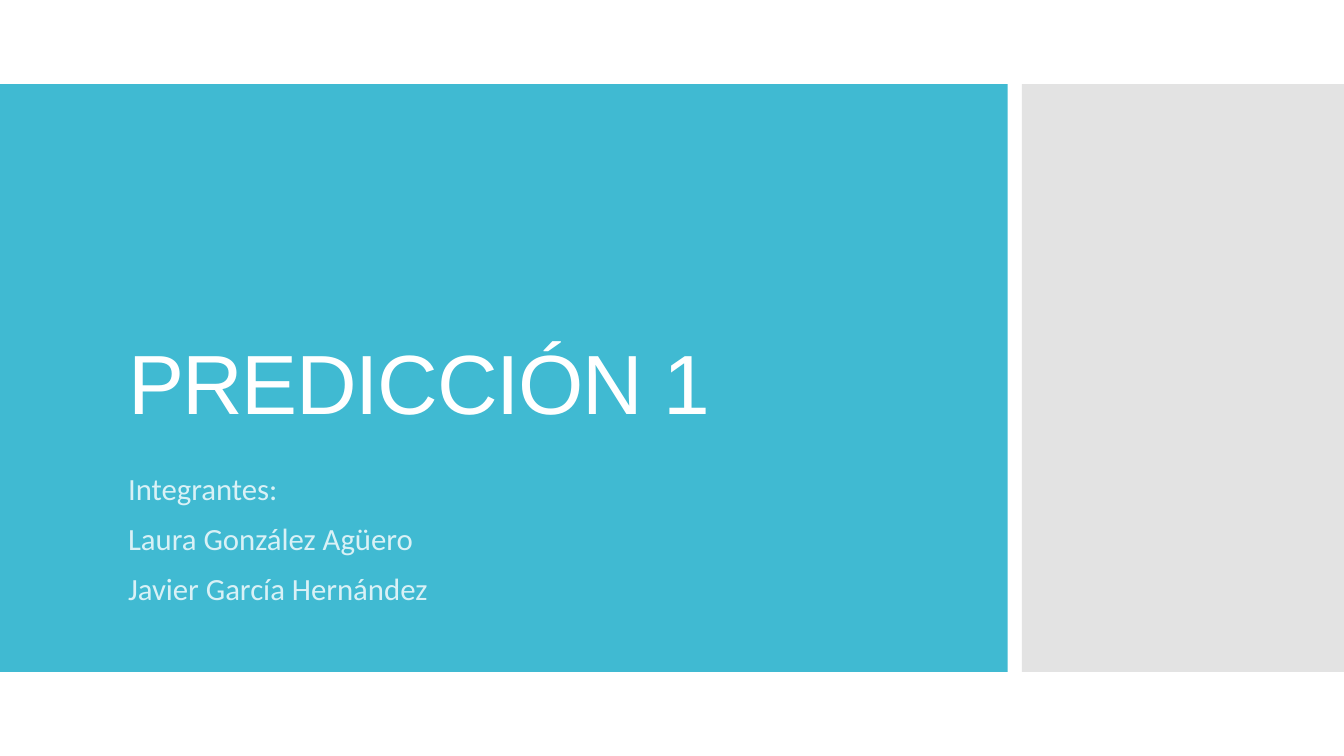
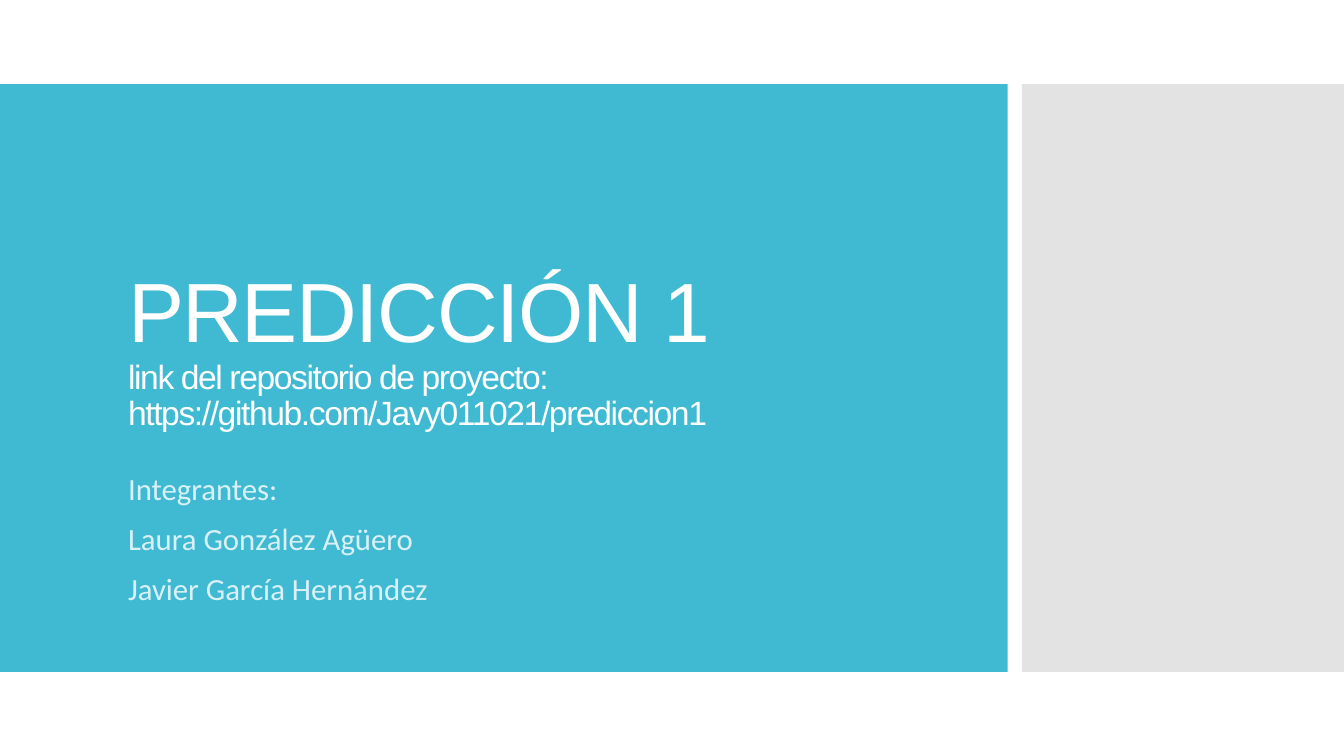
Before and after one commit to Javy011021/prediccion1, a slide deck: slide 1 of ppt/MH_laura_Javier_T3.pptx. Drawn at 1344x756 pixels with LibreOffice and Linux fonts; fonts in the diff are those of the drawing. Boxes give left, top, right and bottom in pixels: in the first picture for what was removed or moved away, otherwise in the second. Text is boxed around its words. In the diff, an @@ line names an element or a change of style, - is before the commit and + after.

```diff
--- a/ppt/MH_laura_Javier_T3.pptx
+++ b/ppt/MH_laura_Javier_T3.pptx
@@ title at [128, 275, 711, 432]: text changed; size 60 to 24 pt @@
-PREDICCIÓN 1
+PREDICCIÓN 1
+link del repositorio de proyecto: https://github.com/Javy011021/prediccion1
```
Also in this commit, not shown: 6 other slides changed, 10 slides added, 6 slides removed, 3 other files.
